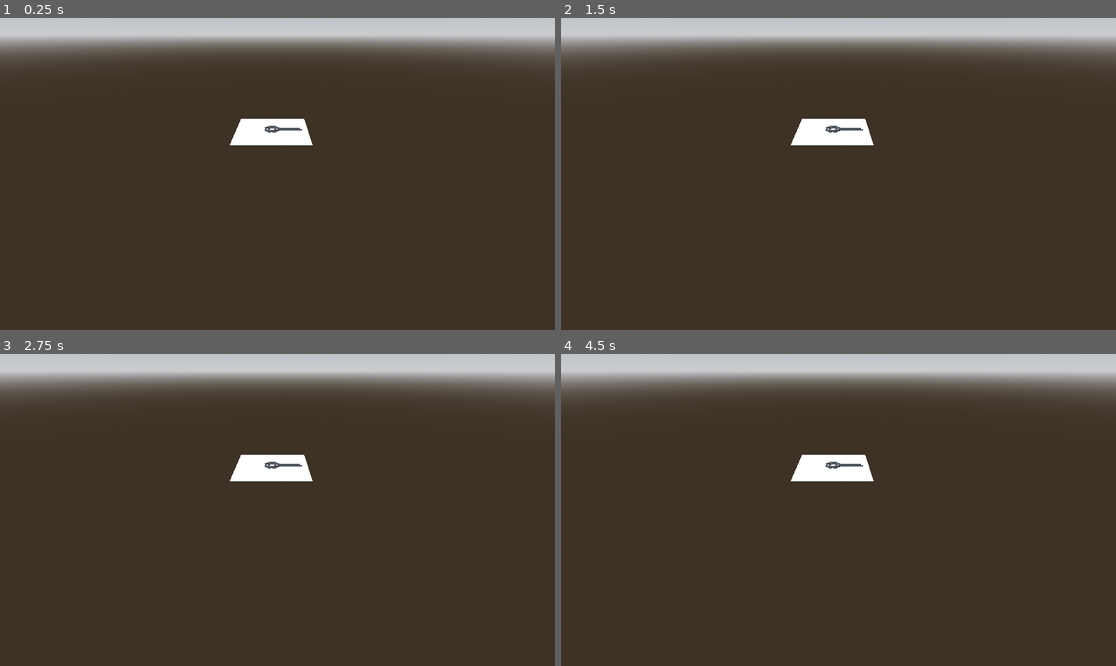
Above: before the commit, frames 1-4 (two rows, left to right).
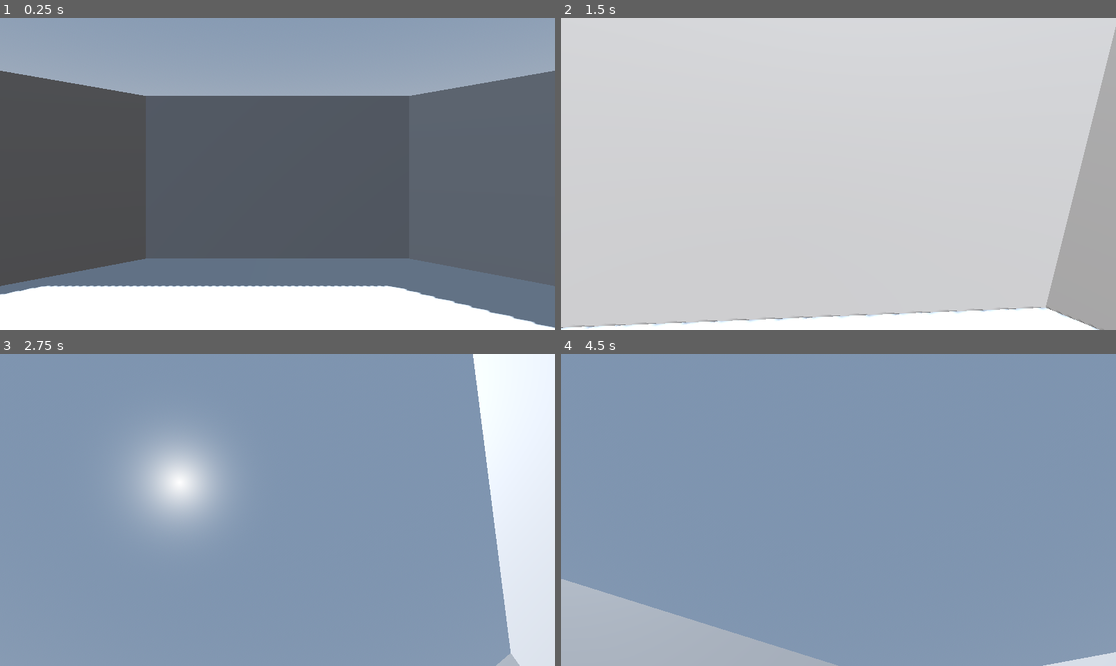
Above: after the commit, the same moments.

Repository: fabio98p/spagetti_invasion_jam
Game: Godot game, scene res://Levels/level_1/experimental.tscn
Same seed, same stepped clock (60 frames per second), same inputs: the game is played once before the commit and once after it. The project has no main scene, so this scene is started directly.
Inputs (mouse positions are in pixels of both pictures, inside the frame that each line leads up to):
- Up to frame 1 (0.25 s): no input
- Up to frame 2 (1.5 s): tap Enter (ui_accept) at 0.5, 0.77, 0.8, 1.07, 1.35 s; move the mouse to (960, 158) at 0.52 s; hold D (right, bound only after the commit) 0.53-1.28 s; hold Shift (sprint, bound only after the commit) 0.53-1.28 s; move the mouse to (727, 189) at 1.27 s; hold S (back, bound only after the commit) from 1.28 s (still down)
- Up to frame 3 (2.75 s): tap Enter (ui_accept) at 1.52, 1.82, 2.3 s; tap Shift (sprint, bound only after the commit) at 1.55 s; move the mouse to (333, 441) at 2.02 s; release S (back, bound only after the commit) at 2.03 s; hold D (right, bound only after the commit) from 2.03 s (still down); hold Shift (sprint, bound only after the commit) from 2.03 s (still down)
- Up to frame 4 (4.5 s): move the mouse to (810, 572) at 2.77 s; release D (right, bound only after the commit) at 2.78 s; release Shift (sprint, bound only after the commit) at 2.78 s; hold W (forward, bound only after the commit) 2.78-3.53 s; tap Shift (sprint, bound only after the commit) at 2.85, 4.35 s; tap Enter (ui_accept) at 3.02, 3.32, 3.6, 3.77, 4.07 s; move the mouse to (1005, 556) at 3.52 s; hold A (left, bound only after the commit) from 3.53 s (still down); move the mouse to (672, 463) at 4.27 s

The runs differ from the first frame. In frame 1, 100% of the frame differs, in the area x 0-100%, y 0-100%; in frame 2, 94%; in frame 3, 100%; in frame 4, 100%.

Commit message:
player, head bobbing alpha 2, script player

Diff:
--- a/Levels/level_1/experimental.tscn
+++ b/Levels/level_1/experimental.tscn
@@ -1,4 +1,6 @@
-[gd_scene load_steps=4 format=3 uid="uid://dxaip1h3dtt5b"]
+[gd_scene load_steps=5 format=3 uid="uid://dxaip1h3dtt5b"]
+
+[ext_resource type="PackedScene" uid="uid://y8ebu5mpmgbd" path="res://Player/player.tscn" id="1_40o4e"]
 
 [sub_resource type="ProceduralSkyMaterial" id="ProceduralSkyMaterial_8uej0"]
 sky_horizon_color = Color(0.662243, 0.671743, 0.686743, 1)
@@ -14,10 +16,6 @@
 
 [node name="Experimental" type="Node3D"]
 
-[node name="Camera3D" type="Camera3D" parent="."]
-transform = Transform3D(1, 0, 0, 0, 0.848067, 0.52989, 0, -0.52989, 0.848067, 7.676, 113.166, 295.529)
-fov = 70.0353
-
 [node name="WorldEnvironment" type="WorldEnvironment" parent="."]
 environment = SubResource("Environment_oaj82")
 
@@ -26,6 +24,7 @@
 shadow_enabled = true
 
 [node name="Floor" type="CSGBox3D" parent="."]
+use_collision = true
 size = Vector3(100, 1, 100)
 
 [node name="Mura_corridoio" type="CSGCombiner3D" parent="."]
@@ -135,26 +134,29 @@
 size = Vector3(0.1, 5, 15)
 
 [node name="Wall4" type="CSGBox3D" parent="Elevator"]
-transform = Transform3D(-4.37114e-08, 0, 2, 0, 1, 0, -1, 0, -8.74228e-08, 40.75, 1.039, 0.75)
+transform = Transform3D(-4.37114e-08, 0, 2, 0, 1, 0, -1, 0, -8.74228e-08, 40.4914, 1.039, 0.75)
 size = Vector3(0.1, 3, 1.5)
 
 [node name="Wall5" type="CSGBox3D" parent="Elevator"]
-transform = Transform3D(-4.37114e-08, 0, 2, 0, 1, 0, -1, 0, -8.74228e-08, 40.75, 1.039, -0.75)
+transform = Transform3D(-4.37114e-08, 0, 2, 0, 1, 0, -1, 0, -8.74228e-08, 40.4914, 1.039, -0.75)
 size = Vector3(0.1, 3, 1.5)
 
 [node name="Wall6" type="CSGBox3D" parent="Elevator"]
-transform = Transform3D(1, 0, 0, 0, 1, 0, 0, 0, 2, 41.1066, 1.039, 0)
+transform = Transform3D(1, 0, 0, 0, 1, 0, 0, 0, 2, 40.848, 1.039, 0)
 size = Vector3(0.1, 3, 1.5)
 
 [node name="Wall8" type="CSGBox3D" parent="Elevator"]
-transform = Transform3D(-4.37114e-08, -1, 0, 1, -4.37114e-08, 0, 0, 0, 2, 40.7492, 2.57502, 0)
+transform = Transform3D(-4.37114e-08, -1, 0, 1, -4.37114e-08, 0, 0, 0, 2, 40.4905, 2.57502, 0)
 size = Vector3(0.1, 3, 1.5)
 
 [node name="Wall7" type="CSGBox3D" parent="Elevator"]
-transform = Transform3D(1, 0, 0, 0, 1, 0, 0, 0, 2, 39.2068, 1.54462, 0)
+transform = Transform3D(1, 0, 0, 0, 1, 0, 0, 0, 2, 38.9482, 1.54462, 0)
 size = Vector3(0.1, 4.01123, 3.75195)
 
 [node name="CSGBox3D" type="CSGBox3D" parent="Elevator/Wall7"]
 transform = Transform3D(1, 0, 0, 0, 1, 0, 0, 0, 1, 0, -0.271918, 0)
 operation = 2
 size = Vector3(1, 1.77637, 0.425781)
+
+[node name="CharacterBody3D" parent="." instance=ExtResource("1_40o4e")]
+transform = Transform3D(1, 0, 0, 0, 1, 0, 0, 0, 1, 0, 1.54613, 0)
--- /dev/null
+++ b/Player/player.gd
@@ -0,0 +1,60 @@
+extends CharacterBody3D
+
+@onready var head: Node3D = $Head
+@onready var camera_3d: Camera3D = $Head/Camera3D
+
+const SPEED = 4.0
+const SPRINT = 7.0
+const JUMP_VELOCITY = 4.5
+const SESITIVITY = 0.01
+
+#head bob
+const BOB_FREQ = 3
+const BOB_AMP = 0.05
+var t_bob = 0.0
+
+
+func _ready() -> void:
+	Input.mouse_mode = Input.MOUSE_MODE_CAPTURED
+
+func _unhandled_input(event: InputEvent) -> void:
+	if event is InputEventMouseMotion:
+		head.rotate_y(-event.relative.x * SESITIVITY)
+		camera_3d.rotate_x(-event.relative.y * SESITIVITY)
+		camera_3d.rotation.x = clamp(camera_3d.rotation.x, deg_to_rad(-60), deg_to_rad(60))
+
+func _physics_process(delta: float) -> void:
+	# Add the gravity.
+	if not is_on_floor():
+		velocity += get_gravity() * delta
+
+	## Handle jump.
+	#if Input.is_action_just_pressed("ui_accept") and is_on_floor():
+		#velocity.y = JUMP_VELOCITY
+
+	# Get the input direction and handle the movement/deceleration.
+	# As good practice, you should replace UI actions with custom gameplay actions.
+	var input_dir := Input.get_vector("left", "right", "forward", "back")
+	var direction := (head.transform.basis * Vector3(input_dir.x, 0, input_dir.y)).normalized()
+	if direction:
+		if Input.is_action_pressed("sprint"):
+			velocity.x = direction.x * SPRINT
+			velocity.z = direction.z * SPRINT
+		else:
+			velocity.x = direction.x * SPEED
+			velocity.z = direction.z * SPEED
+	else:
+		velocity.x = move_toward(velocity.x, 0, SPEED)
+		velocity.z = move_toward(velocity.z, 0, SPEED)
+
+	#head bobbing
+	t_bob += delta * velocity.length() * float(is_on_floor())
+	camera_3d.transform.origin = head_bobbing(t_bob)
+
+	move_and_slide()
+
+func head_bobbing(time)-> Vector3:
+	var pos = Vector3.ZERO
+	pos.y = sin(time * BOB_FREQ) * BOB_AMP
+
+	return pos
--- /dev/null
+++ b/Player/player.tscn
@@ -0,0 +1,22 @@
+[gd_scene load_steps=4 format=3 uid="uid://y8ebu5mpmgbd"]
+
+[ext_resource type="Script" uid="uid://dyl2b2hc1lqo3" path="res://Player/player.gd" id="1_l8h54"]
+
+[sub_resource type="CapsuleShape3D" id="CapsuleShape3D_hvfyp"]
+
+[sub_resource type="CapsuleMesh" id="CapsuleMesh_l8h54"]
+
+[node name="CharacterBody3D" type="CharacterBody3D"]
+script = ExtResource("1_l8h54")
+
+[node name="CollisionShape3D" type="CollisionShape3D" parent="."]
+shape = SubResource("CapsuleShape3D_hvfyp")
+
+[node name="MeshInstance3D" type="MeshInstance3D" parent="."]
+mesh = SubResource("CapsuleMesh_l8h54")
+
+[node name="Head" type="Node3D" parent="."]
+transform = Transform3D(1, 0, 0, 0, 1, 0, 0, 0, 1, 0, 0.580983, 0)
+
+[node name="Camera3D" type="Camera3D" parent="Head"]
+fov = 52.1934
--- a/project.godot
+++ b/project.godot
@@ -14,6 +14,40 @@
 config/features=PackedStringArray("4.4", "GL Compatibility")
 config/icon="res://icon.svg"
 
+[input]
+
+forward={
+"deadzone": 0.2,
+"events": [Object(InputEventKey,"resource_local_to_scene":false,"resource_name":"","device":-1,"window_id":0,"alt_pressed":false,"shift_pressed":false,"ctrl_pressed":false,"meta_pressed":false,"pressed":false,"keycode":0,"physical_keycode":87,"key_label":0,"unicode":119,"location":0,"echo":false,"script":null)
+]
+}
+back={
+"deadzone": 0.2,
+"events": [Object(InputEventKey,"resource_local_to_scene":false,"resource_name":"","device":-1,"window_id":0,"alt_pressed":false,"shift_pressed":false,"ctrl_pressed":false,"meta_pressed":false,"pressed":false,"keycode":0,"physical_keycode":83,"key_label":0,"unicode":115,"location":0,"echo":false,"script":null)
+]
+}
+left={
+"deadzone": 0.2,
+"events": [Object(InputEventKey,"resource_local_to_scene":false,"resource_name":"","device":-1,"window_id":0,"alt_pressed":false,"shift_pressed":false,"ctrl_pressed":false,"meta_pressed":false,"pressed":false,"keycode":0,"physical_keycode":65,"key_label":0,"unicode":97,"location":0,"echo":false,"script":null)
+]
+}
+right={
+"deadzone": 0.2,
+"events": [Object(InputEventKey,"resource_local_to_scene":false,"resource_name":"","device":-1,"window_id":0,"alt_pressed":false,"shift_pressed":false,"ctrl_pressed":false,"meta_pressed":false,"pressed":false,"keycode":0,"physical_keycode":68,"key_label":0,"unicode":100,"location":0,"echo":false,"script":null)
+]
+}
+sprint={
+"deadzone": 0.2,
+"events": [Object(InputEventKey,"resource_local_to_scene":false,"resource_name":"","device":-1,"window_id":0,"alt_pressed":false,"shift_pressed":false,"ctrl_pressed":false,"meta_pressed":false,"pressed":false,"keycode":0,"physical_keycode":4194325,"key_label":0,"unicode":0,"location":0,"echo":false,"script":null)
+]
+}
+interaction={
+"deadzone": 0.2,
+"events": [Object(InputEventKey,"resource_local_to_scene":false,"resource_name":"","device":-1,"window_id":0,"alt_pressed":false,"shift_pressed":false,"ctrl_pressed":false,"meta_pressed":false,"pressed":false,"keycode":0,"physical_keycode":69,"key_label":0,"unicode":101,"location":0,"echo":false,"script":null)
+, Object(InputEventKey,"resource_local_to_scene":false,"resource_name":"","device":-1,"window_id":0,"alt_pressed":false,"shift_pressed":false,"ctrl_pressed":false,"meta_pressed":false,"pressed":false,"keycode":0,"physical_keycode":70,"key_label":0,"unicode":102,"location":0,"echo":false,"script":null)
+]
+}
+
 [rendering]
 
 renderer/rendering_method="gl_compatibility"
Not shown, added: Player/player.gd.uid
